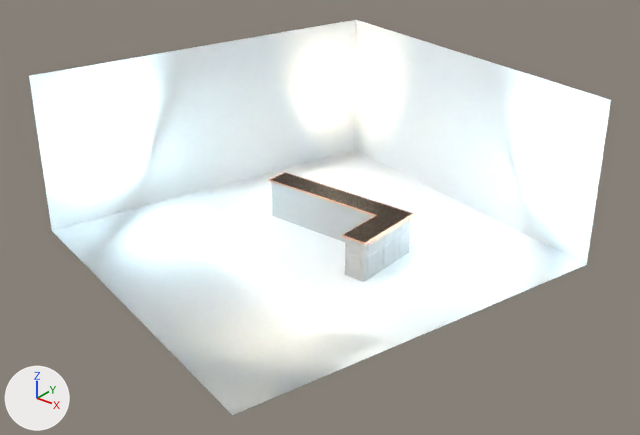
The Blender file LIB/Shading/Asset/Bar/Bar.blend: old version first, new version second.
Both versions are drawn from a 50 mm lens placed at (46.1, -54.9, 37.9), pointed at (1.9, 0.3, 3.7). The lights are fixed; the arrows at lower left show +X, +Y and +Z.

The first picture shows 'Meuble Bar', 'Studio.001', 'TableHaut'.
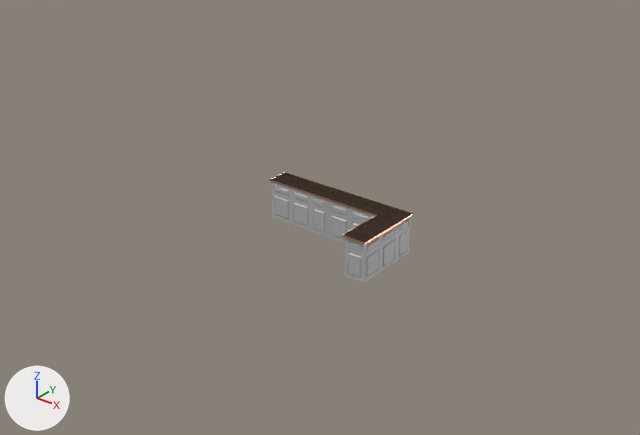
Pixel boxes [x1, y1, x2, y2] of what changed, in the pictures (640 x 435 px):
'Studio.001', hidden
    before: [29, 20, 611, 415]
'Meuble Bar.002', added
    after: [271, 182, 328, 237]
'Meuble Bar.001', added
    after: [328, 201, 374, 243]

Diff of the bpy script that builds the scene:
```diff
--- a/LIB/Shading/Asset/Bar/Bar.blend.py
+++ b/LIB/Shading/Asset/Bar/Bar.blend.py
@@ me_cube_000 @@
+me_cube_000.from_pydata(...)  # 1243 vertices, 1216 faces; spans x -6.96..0.04, y -11.47..-11.36, z -3.92..0.0
+me_cube_000.materials.append(mat_bois01)  # its picture is missing
@@ ob_studio_001 @@
 ob_studio_001.location = (0.0, -1.978, 1.218)
+ob_studio_001.hide_viewport = True
@@ ob_meuble_bar_001 @@
+ob_meuble_bar_001 = bpy.data.objects.new('Meuble Bar.001', me_cube_000)
+ob_meuble_bar_001.parent = ob_bar
+ob_meuble_bar_001.location = (0.312, 15.23, 2.894)
+_m = ob_meuble_bar_001.modifiers.new('Subsurf', 'SUBSURF')
+_m.levels = 0
@@ ob_meuble_bar_002 @@
+ob_meuble_bar_002 = bpy.data.objects.new('Meuble Bar.002', me_cube_000.copy())
+ob_meuble_bar_002.parent = ob_bar
+ob_meuble_bar_002.location = (-6.73, 15.23, 2.894)
+_m = ob_meuble_bar_002.modifiers.new('Subsurf', 'SUBSURF')
+_m.levels = 0
```
